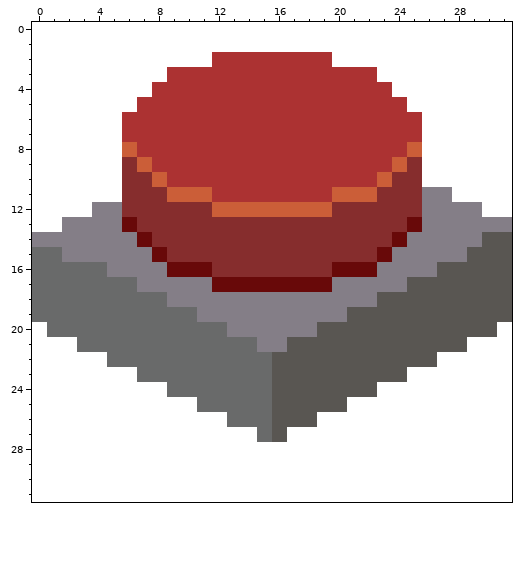
Two states of a pixel-art file, electricoon/Graphics/button.aseprite. This is how it looked before the edit.
32x32 pixels, 1 frame.
Once edited:
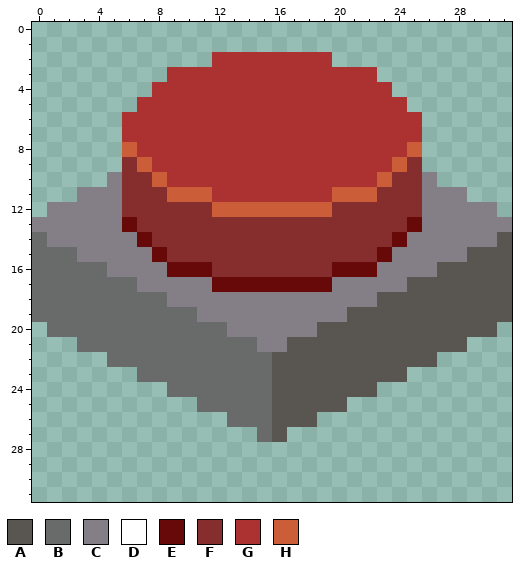
Palette (. is transparent): A #595652  B #696a6a  C #847e87  D #ffffff  E #680909  F #862d2d  G #ac3232  H #cb5e38
From old to new:
@@ x 0..31 @@
- 0 DDDDDDDDDDDDDDDDDDDDDDDDDDDDDDDD
- 1 DDDDDDDDDDDDDDDDDDDDDDDDDDDDDDDD
- 2 DDDDDDDDDDDDGGGGGGGGDDDDDDDDDDDD
- 3 DDDDDDDDDGGGGGGGGGGGGGGDDDDDDDDD
- 4 DDDDDDDDGGGGGGGGGGGGGGGGDDDDDDDD
- 5 DDDDDDDGGGGGGGGGGGGGGGGGGDDDDDDD
- 6 DDDDDDGGGGGGGGGGGGGGGGGGGGDDDDDD
- 7 DDDDDDGGGGGGGGGGGGGGGGGGGGDDDDDD
- 8 DDDDDDHGGGGGGGGGGGGGGGGGGHDDDDDD
- 9 DDDDDDFHGGGGGGGGGGGGGGGGHFDDDDDD
-10 DDDDDDFFHGGGGGGGGGGGGGGHFFDDDDDD
-11 DDDDDDFFFHHHGGGGGGGGHHHFFFCCDDDD
-12 DDDDCCFFFFFFHHHHHHHHFFFFFFCCCCDD
-13 DDCCCCEFFFFFFFFFFFFFFFFFFECCCCCC
-14 CCCCCCCEFFFFFFFFFFFFFFFFECCCCCAA
-15 BBCCCCCCEFFFFFFFFFFFFFFECCCCCAAA
+ 0 ................................
+ 1 ................................
+ 2 ............GGGGGGGG............
+ 3 .........GGGGGGGGGGGGGG.........
+ 4 ........GGGGGGGGGGGGGGGG........
+ 5 .......GGGGGGGGGGGGGGGGGG.......
+ 6 ......GGGGGGGGGGGGGGGGGGGG......
+ 7 ......GGGGGGGGGGGGGGGGGGGG......
+ 8 ......HGGGGGGGGGGGGGGGGGGH......
+ 9 ......FHGGGGGGGGGGGGGGGGHF......
+10 .....CFFHGGGGGGGGGGGGGGHFFC.....
+11 ...CCCFFFHHHGGGGGGGGHHHFFFCCC...
+12 .CCCCCFFFFFFHHHHHHHHFFFFFFCCCCC.
+13 CCCCCCEFFFFFFFFFFFFFFFFFFECCCCCC
+14 BCCCCCCEFFFFFFFFFFFFFFFFECCCCCCA
+15 BBBCCCCCEFFFFFFFFFFFFFFECCCCCAAA
 16 BBBBBCCCCEEEFFFFFFFFEEECCCCAAAAA
@@ x 0..31 @@
 19 BBBBBBBBBBBCCCCCCCCCCAAAAAAAAAAA
-20 DBBBBBBBBBBBBCCCCCCAAAAAAAAAAAAD
-21 DDDBBBBBBBBBBBBCCAAAAAAAAAAAADDD
-22 DDDDDBBBBBBBBBBBAAAAAAAAAAADDDDD
-23 DDDDDDDBBBBBBBBBAAAAAAAAADDDDDDD
-24 DDDDDDDDDBBBBBBBAAAAAAADDDDDDDDD
-25 DDDDDDDDDDDBBBBBAAAAADDDDDDDDDDD
-26 DDDDDDDDDDDDDBBBAAADDDDDDDDDDDDD
-27 DDDDDDDDDDDDDDDBADDDDDDDDDDDDDDD
-28 DDDDDDDDDDDDDDDDDDDDDDDDDDDDDDDD
-29 DDDDDDDDDDDDDDDDDDDDDDDDDDDDDDDD
-30 DDDDDDDDDDDDDDDDDDDDDDDDDDDDDDDD
-31 DDDDDDDDDDDDDDDDDDDDDDDDDDDDDDDD
+20 .BBBBBBBBBBBBCCCCCCAAAAAAAAAAAA.
+21 ...BBBBBBBBBBBBCCAAAAAAAAAAAA...
+22 .....BBBBBBBBBBBAAAAAAAAAAA.....
+23 .......BBBBBBBBBAAAAAAAAA.......
+24 .........BBBBBBBAAAAAAA.........
+25 ...........BBBBBAAAAA...........
+26 .............BBBAAA.............
+27 ...............BA...............
+28 ................................
+29 ................................
+30 ................................
+31 ................................
Pixel boxes of the changes (left, top, right, bottom) in both pictures:
changed: (32, 22, 512, 502)
